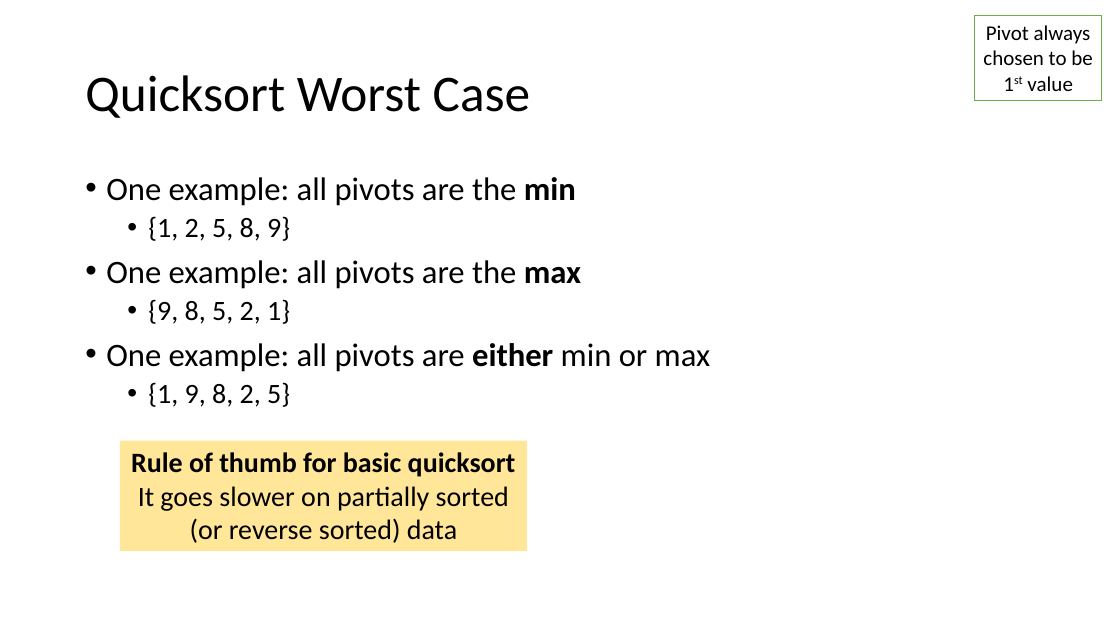
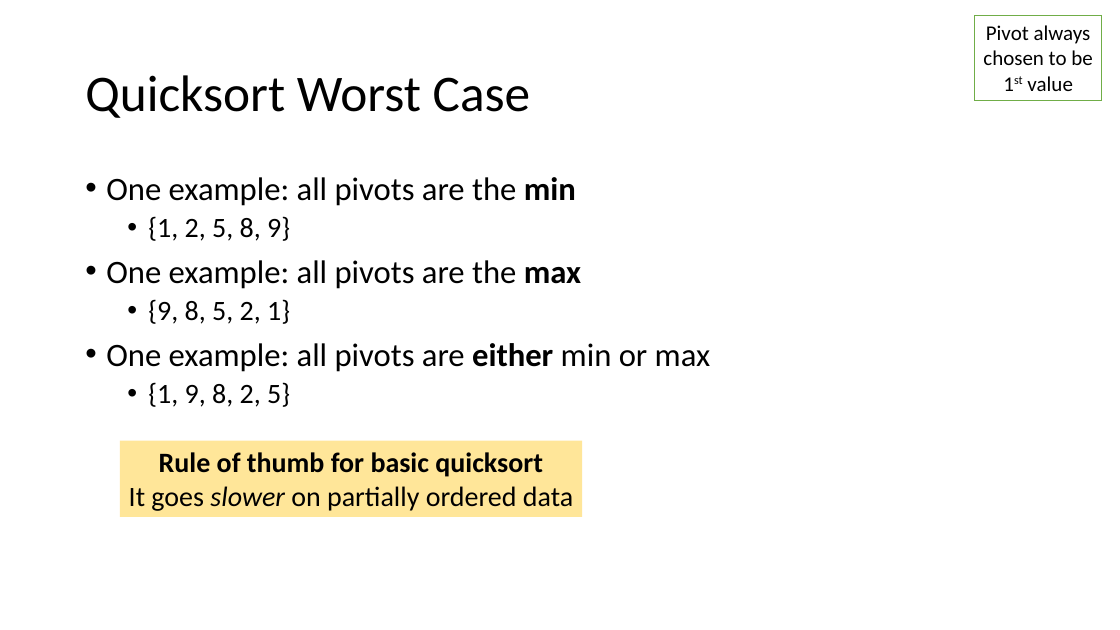
Before and after one commit to tjd1234/cmpt225fall2023, a slide deck: slide 58 of lecture_notes/week9/week9_sorting.pptx (slide 53 before the commit). Drawn at 1120x630 pixels with LibreOffice and Linux fonts; fonts in the diff are those of the drawing. Boxes give left, top, right and bottom in pixels: in the first picture for what was removed or moved away, otherwise in the second. Text is boxed around its words. In the diff, an @@ line names an element or a change of style, - is before the commit and + after.

```diff
--- a/lecture_notes/week9/week9_sorting.pptx
+++ b/lecture_notes/week9/week9_sorting.pptx
@@ rectangle "Rule of thumb for basic ...": place and size @@
-rectangle "Rule of thumb for basic ..." at (120,441,528,551)
+rectangle "Rule of thumb for basic ..." at (120,441,582,518)
@@ text in rectangle at (129,452,573,511): text changed @@
-Rule of thumb for basic quicksort
-It goes slower on partially sorted (or reverse sorted) data
+Rule of thumb for basic quicksort
+It goes slower on partially ordered data
```
Also in this commit, not shown: 28 other slides changed, 5 slides added, 1 other file.
